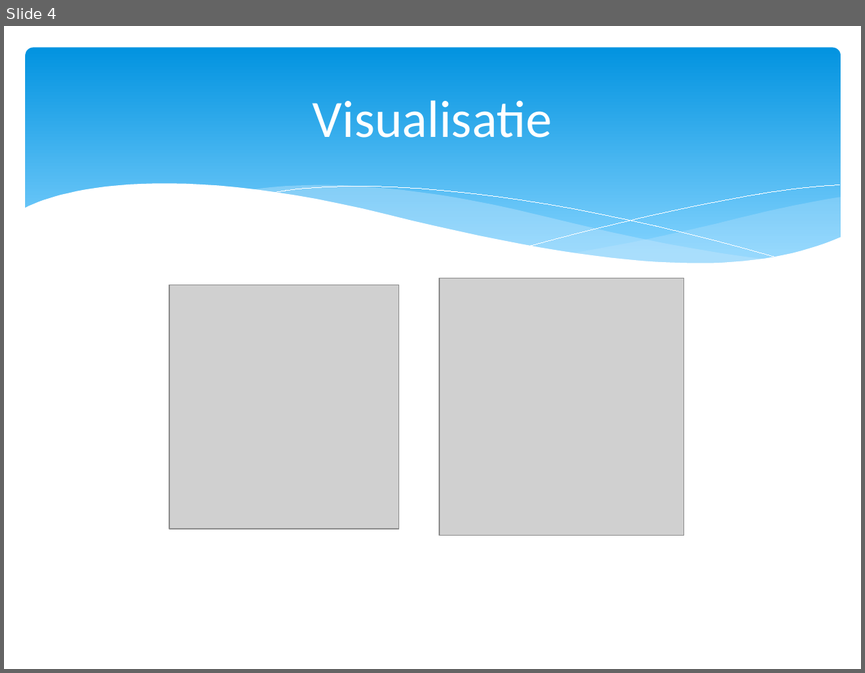
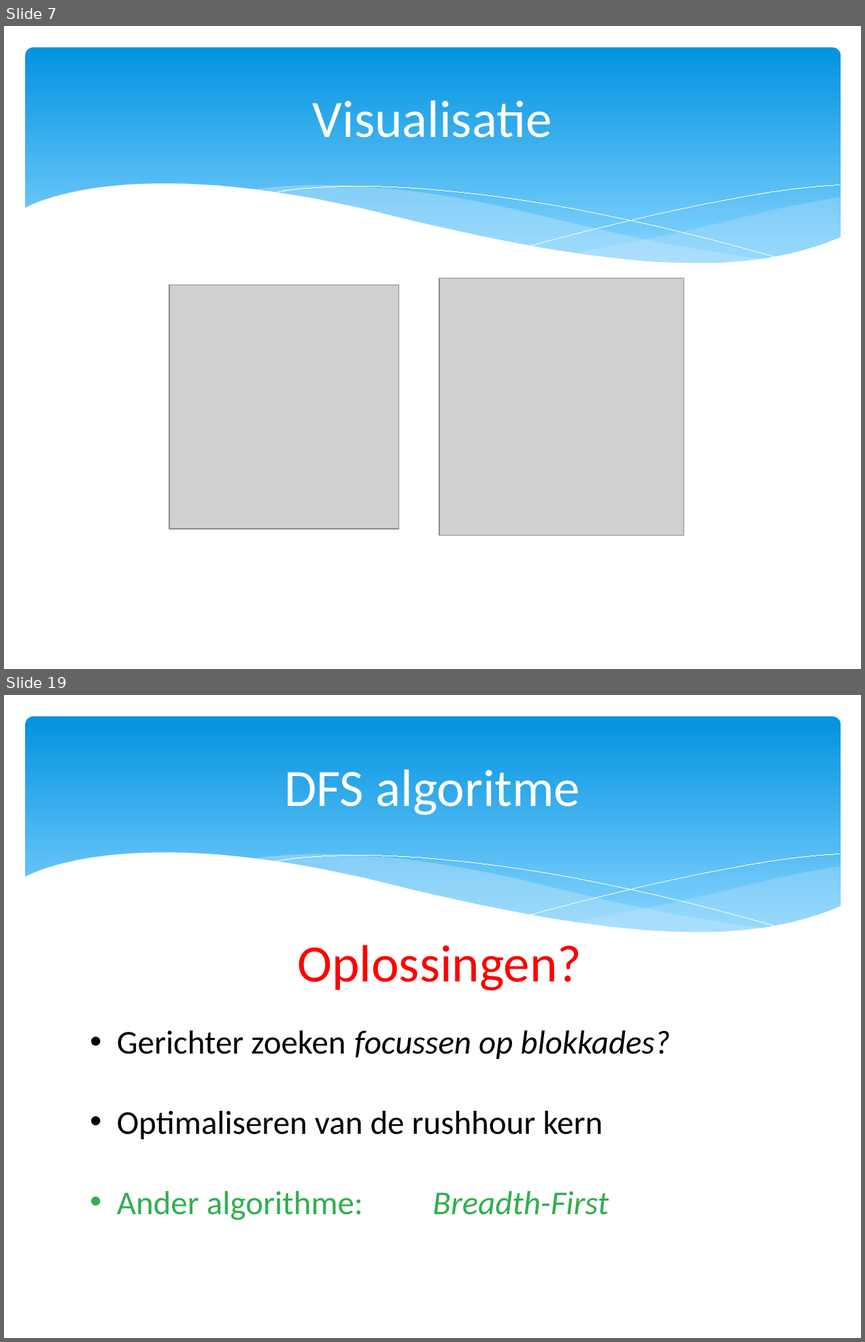
Before and after one commit to Natasjaminor/Spitsuur, a slide deck: presentatie 25-11.pptx. Shown one above the other, each under a label of ours: slide 4 before the commit, slides 7 and 19 after it; the slides between them are not shown. The pictures are 865x673 and 865x1342 pixels, drawn with LibreOffice and Linux fonts; fonts in the diff are those of the drawing; grey boxes stand for pictures. Boxes give left, top, right and bottom in pixels: in the first picture for what was removed or moved away, otherwise in the second. Text is boxed around its words. In the diff, an @@ line names an element or a change of style, - is before the commit and + after.

```diff
--- a/presentatie 25-11.pptx
+++ b/presentatie 25-11.pptx
@@ slide 19 added at [4, 695, 861, 1338], background #FFFFFF; not listed: 6 template elements that a slide beside it also shows @@
@@ title added at [284, 769, 581, 815], 44 pt, text #FFFFFF @@
+DFS algoritme
@@ text added at [297, 945, 581, 991], 44 pt, text #FF0000 @@
+Oplossingen?
@@ text added at [117, 1030, 670, 1220], 28 pt, text #000000 @@
+• Gerichter zoeken focussen op blokkades?
+• Optimaliseren van de rushhour kern
+• Ander algorithme: Breadth-First
@@ what was slide 4 is now slide 7 @@
```
Also in this commit, not shown: 1 slide changed, 18 other slides added.
